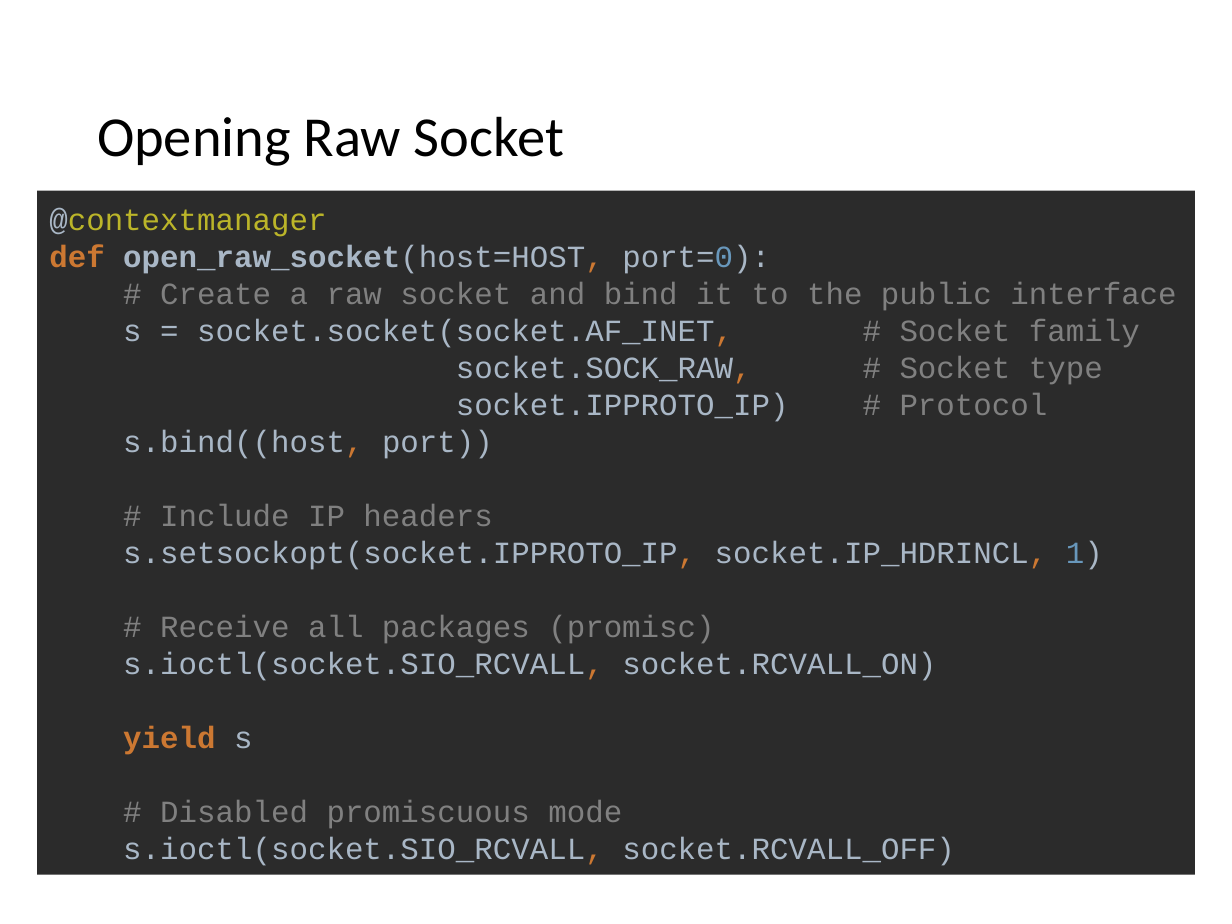
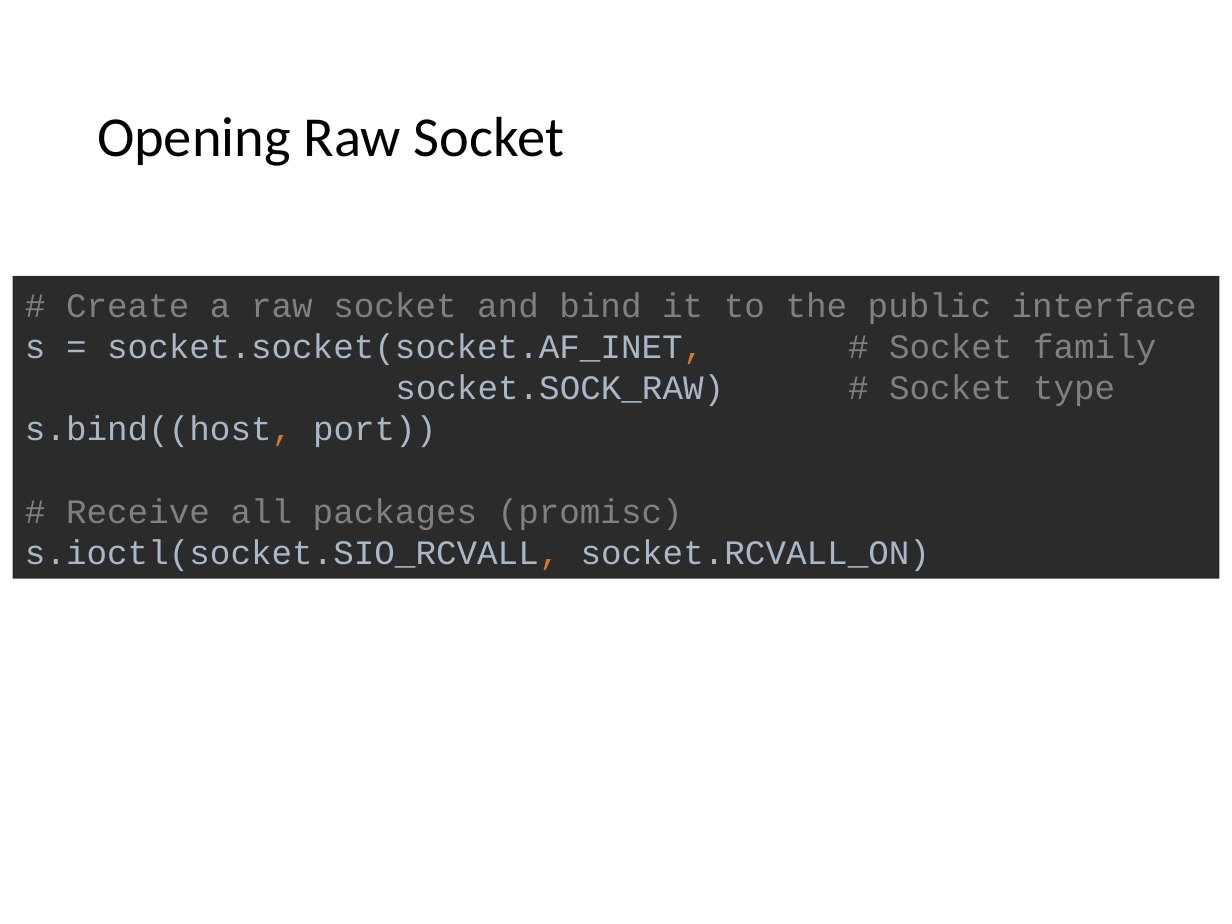
Before and after one commit to shirasael/20588, a slide deck: slide 6 of raw socket & libpcap & icmp.pptx. Drawn at 1232x924 pixels with LibreOffice and Linux fonts; fonts in the diff are those of the drawing. Boxes give left, top, right and bottom in pixels: in the first picture for what was removed or moved away, otherwise in the second. Text is boxed around its words. In the diff, an @@ line names an element or a change of style, - is before the commit and + after.

Commit message:
Added slides about raw sockets, started ilbpcap

```diff
--- a/raw socket & libpcap & icmp.pptx
+++ b/raw socket & libpcap & icmp.pptx
@@ rectangle "# Create a raw socket ..." resized from (x1=37, y1=191, x2=1195, y2=875) to (x1=12, y1=276, x2=1218, y2=579) @@
@@ text in rectangle at (x1=25, y1=292, x2=1197, y2=571): text changed; size 18 to 20 pt @@
-@contextmanager
-def open_raw_socket(host=HOST, port=0):
-# Create a raw socket and bind it to the public interface
-s = socket.socket(socket.AF_INET, # Socket family
-socket.SOCK_RAW, # Socket type
-socket.IPPROTO_IP) # Protocol
-s.bind((host, port))
-# Include IP headers
-s.setsockopt(socket.IPPROTO_IP, socket.IP_HDRINCL, 1)
-# Receive all packages (promisc)
-s.ioctl(socket.SIO_RCVALL, socket.RCVALL_ON)
-yield s
-# Disabled promiscuous mode
-s.ioctl(socket.SIO_RCVALL, socket.RCVALL_OFF)
+# Create a raw socket and bind it to the public interface
+s = socket.socket(socket.AF_INET, # Socket family
+socket.SOCK_RAW) # Socket type
+s.bind((host, port))
+# Receive all packages (promisc)
+s.ioctl(socket.SIO_RCVALL, socket.RCVALL_ON)
```
Also in this commit, not shown: 8 other slides changed, 12 slides added, 2 slides removed.
